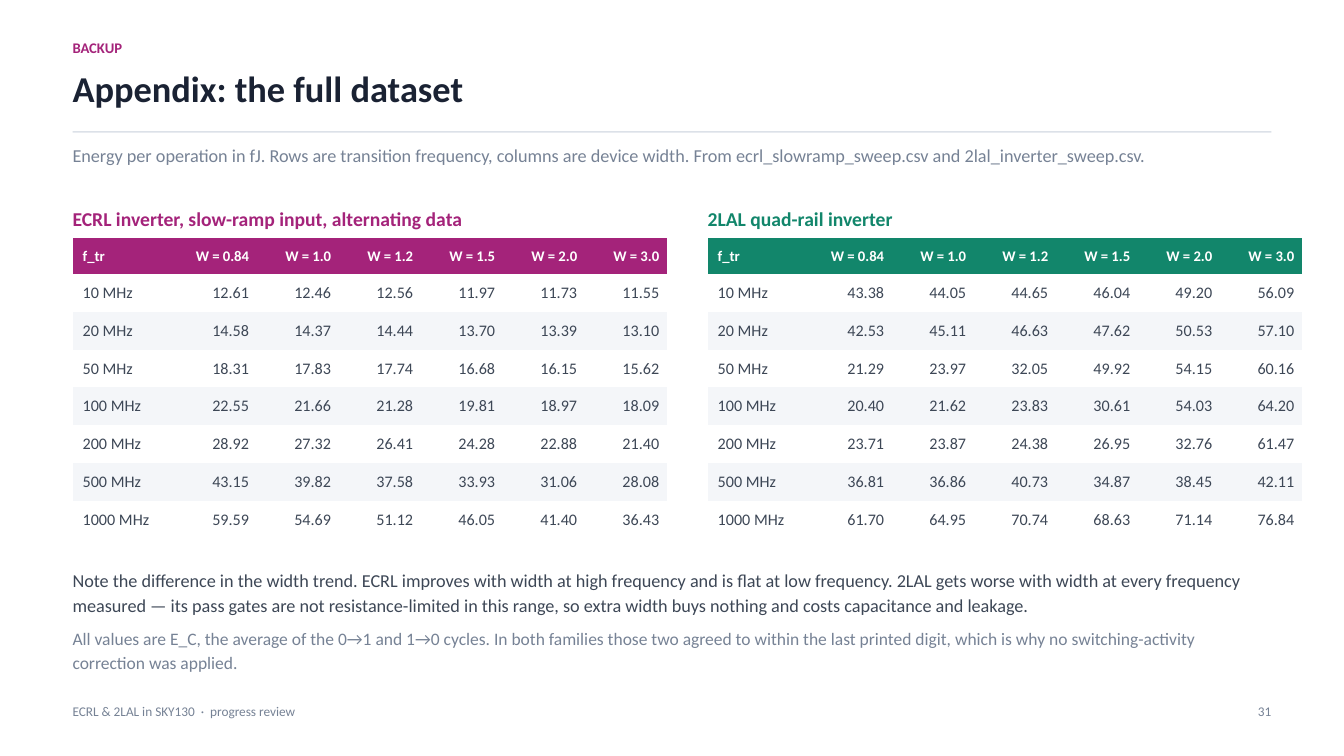
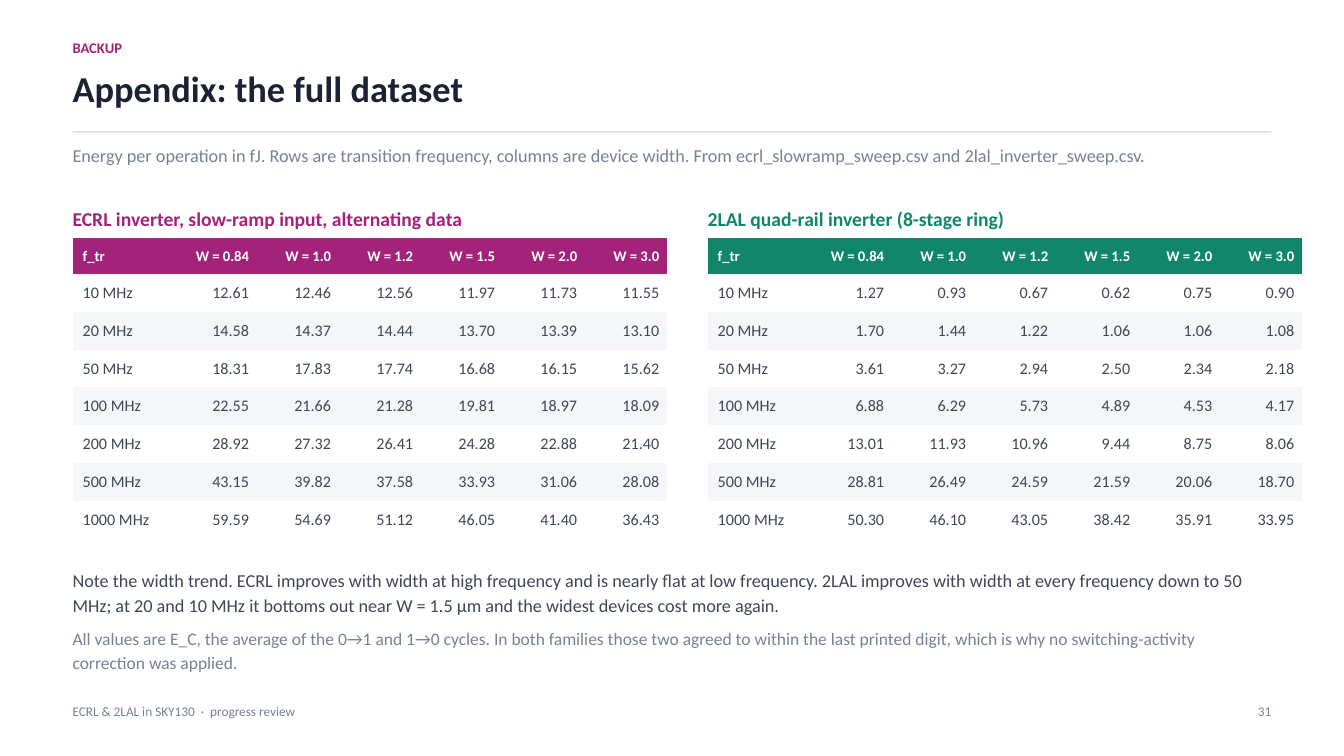
Before and after one commit to Sairam-Kesanapalli/Adiabatic_sweep, a slide deck: slide 31 of slides/ECRL_2LAL_Progress_Review.pptx. Drawn at 1344x756 pixels with LibreOffice and Linux fonts; fonts in the diff are those of the drawing. Boxes give left, top, right and bottom in pixels: in the first picture for what was removed or moved away, otherwise in the second. Text is boxed around its words. In the diff, an @@ line names an element or a change of style, - is before the commit and + after.

```diff
--- a/slides/ECRL_2LAL_Progress_Review.pptx
+++ b/slides/ECRL_2LAL_Progress_Review.pptx
@@ text at <box>708,211,1004,230</box>: text changed @@
-2LAL quad-rail inverter
+2LAL quad-rail inverter (8-stage ring)
@@ table at <box>708,238,1301,538</box> @@
-row 2: 10 MHz | 43.38 | 44.05 | 44.65 | 46.04 | 49.20 | 56.09
+row 2: 10 MHz | 1.27 | 0.93 | 0.67 | 0.62 | 0.75 | 0.90
-row 3: 20 MHz | 42.53 | 45.11 | 46.63 | 47.62 | 50.53 | 57.10
+row 3: 20 MHz | 1.70 | 1.44 | 1.22 | 1.06 | 1.06 | 1.08
-row 4: 50 MHz | 21.29 | 23.97 | 32.05 | 49.92 | 54.15 | 60.16
+row 4: 50 MHz | 3.61 | 3.27 | 2.94 | 2.50 | 2.34 | 2.18
-row 5: 100 MHz | 20.40 | 21.62 | 23.83 | 30.61 | 54.03 | 64.20
+row 5: 100 MHz | 6.88 | 6.29 | 5.73 | 4.89 | 4.53 | 4.17
-row 6: 200 MHz | 23.71 | 23.87 | 24.38 | 26.95 | 32.76 | 61.47
+row 6: 200 MHz | 13.01 | 11.93 | 10.96 | 9.44 | 8.75 | 8.06
-row 7: 500 MHz | 36.81 | 36.86 | 40.73 | 34.87 | 38.45 | 42.11
+row 7: 500 MHz | 28.81 | 26.49 | 24.59 | 21.59 | 20.06 | 18.70
-row 8: 1000 MHz | 61.70 | 64.95 | 70.74 | 68.63 | 71.14 | 76.84
+row 8: 1000 MHz | 50.30 | 46.10 | 43.05 | 38.42 | 35.91 | 33.95
@@ text at <box>73,574,1241,615</box>: text changed @@
-Note the difference in the width trend. ECRL improves with width at high frequency and is flat at low frequency. 2LAL gets worse with width at every frequency measured — its pass gates are not resistance-limited in this range, so extra width buys nothing and costs capacitance and leakage.
+Note the width trend. ECRL improves with width at high frequency and is nearly flat at low frequency. 2LAL improves with width at every frequency down to 50 MHz; at 20 and 10 MHz it bottoms out near W = 1.5 µm and the widest devices cost more again.
```
Also in this commit, not shown: 8 other slides changed, 15 other files.
